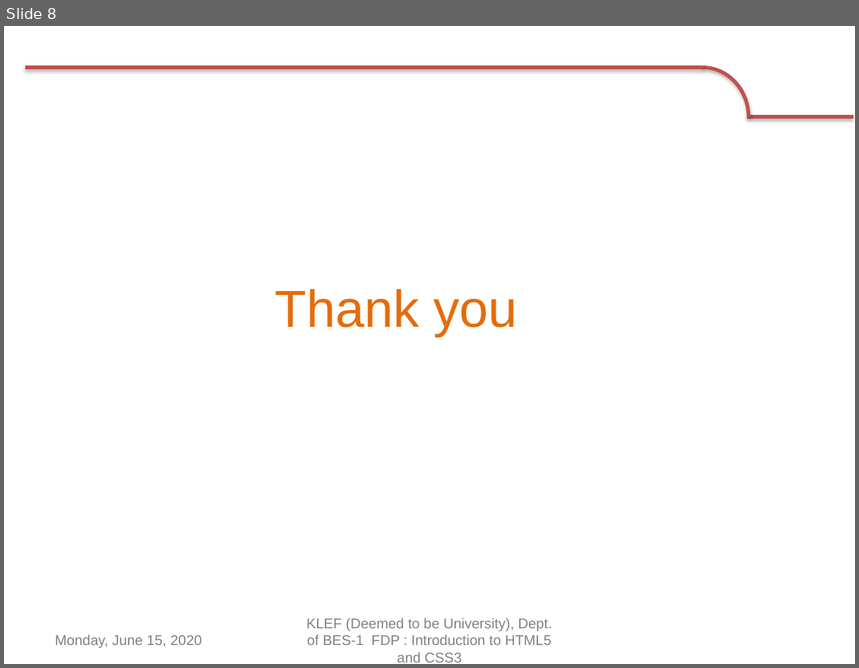
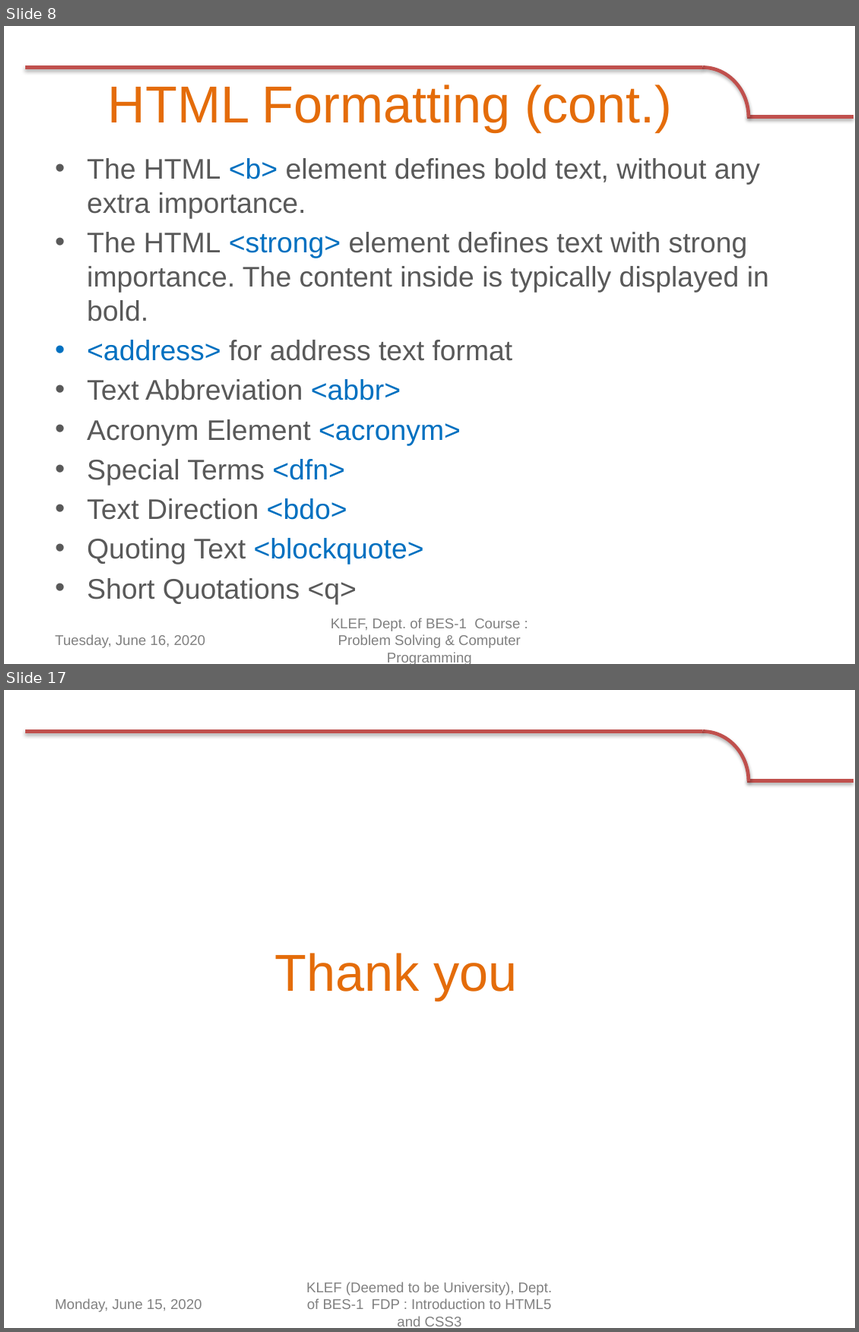
Before and after one commit to navbharti/https---github.com-navbharti-webdesign, a slide deck: html/ppt/day two.pptx. Shown one above the other, each under a label of ours: slide 8 before the commit, slides 8 and 17 after it; the slides between them are not shown. The pictures are 859x668 and 859x1332 pixels, drawn with LibreOffice and Linux fonts; fonts in the diff are those of the drawing; background and template pictures are left out. Boxes give left, top, right and bottom in pixels: in the first picture for what was removed or moved away, otherwise in the second. Text is boxed around its words. In the diff, an @@ line names an element or a change of style, - is before the commit and + after.

```diff
--- a/html/ppt/day two.pptx
+++ b/html/ppt/day two.pptx
@@ slide 8 added at [4, 26, 855, 664], background #FFFFFF; not listed: 3 template elements that a slide beside it also shows @@
@@ title added at [108, 85, 672, 132], 44 pt, text #E46C0A @@
+HTML Formatting (cont.)
@@ text added at [87, 158, 769, 604], 24 pt, text #595959 @@
+• The HTML <b> element defines bold text, without any extra importance.
+• The HTML <strong> element defines text with strong importance. The content inside is typically displayed in bold.
+• <address> for address text format
+• Text Abbreviation <abbr>
+• Acronym Element <acronym>
+• Special Terms <dfn>
+• Text Direction <bdo>
+• Quoting Text <blockquote>
+• Short Quotations <q>
@@ text added at [331, 618, 521, 664], 12 pt, text #808080 @@
+KLEF, Dept. of BES-1 Course : Problem Solving & Computer Programming
@@ text added at [55, 635, 205, 648], 12 pt, text #808080 @@
+Tuesday, June 16, 2020
@@ what was slide 8 is now slide 17 @@
```
Also in this commit, not shown: 7 slides changed, 8 other slides added, 2 other files.
